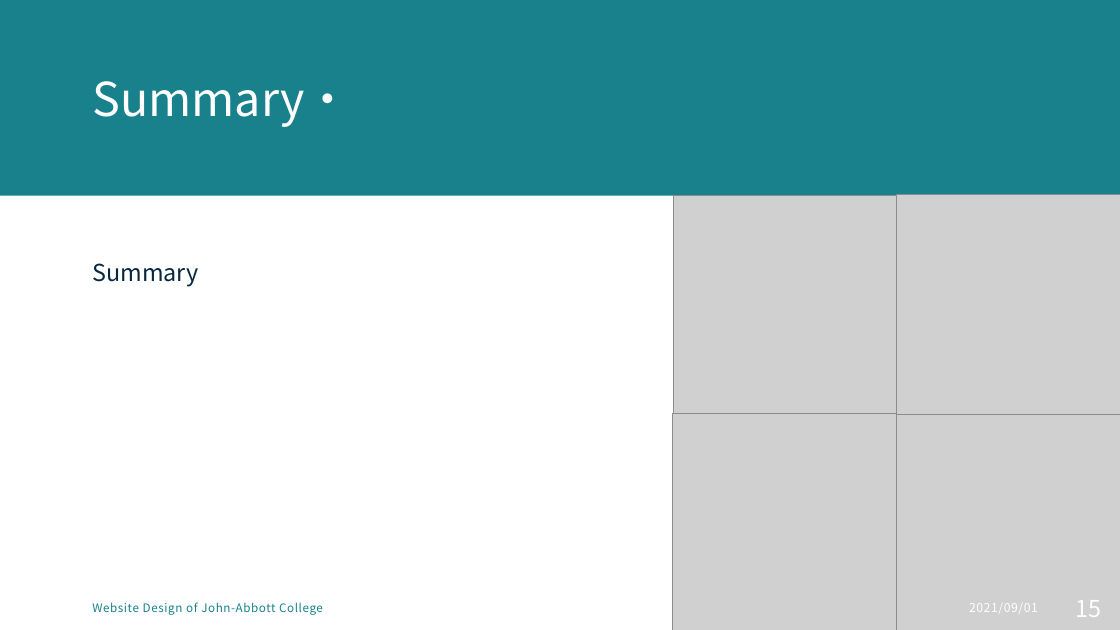
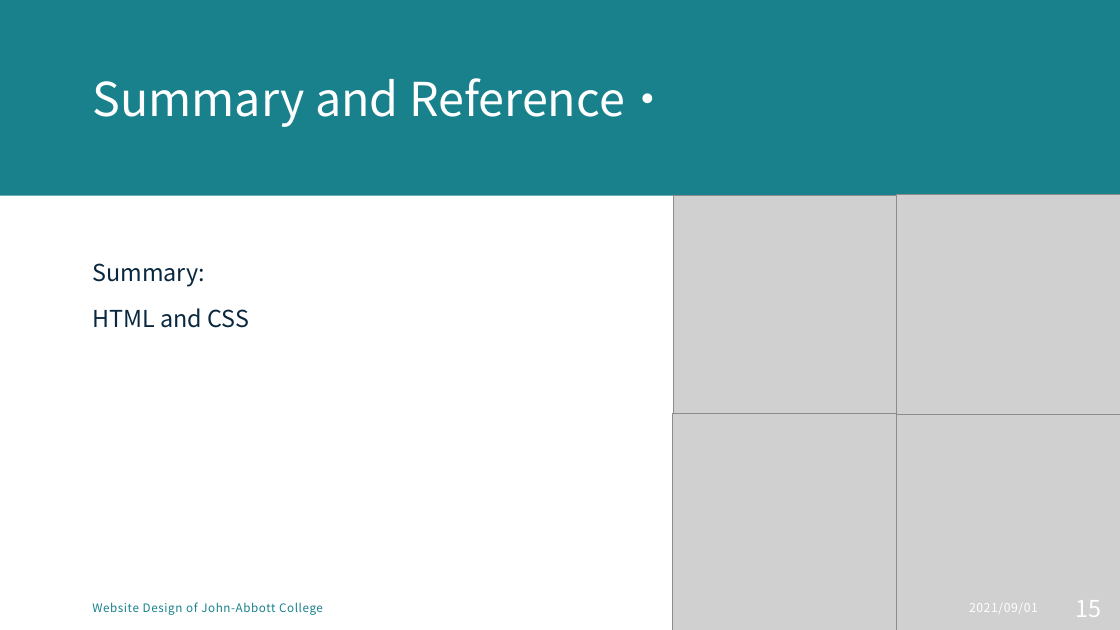
Before and after one commit to MikentGuo/Project_Tour, a slide deck: slide 15 of docs/Website Design for tourist attraction.pptx. Drawn at 1120x630 pixels with LibreOffice and Linux fonts; fonts in the diff are those of the drawing; grey boxes stand for pictures. Boxes give left, top, right and bottom in pixels: in the first picture for what was removed or moved away, otherwise in the second. Text is boxed around its words. In the diff, an @@ line names an element or a change of style, - is before the commit and + after.

```diff
--- a/docs/Website Design for tourist attraction.pptx
+++ b/docs/Website Design for tourist attraction.pptx
@@ title at box(92, 78, 671, 127): text changed @@
-Summary·
+Summary and Reference·
@@ text at box(92, 263, 249, 328): text changed @@
-Summary
+Summary:
+HTML and CSS
```
Also in this commit, not shown: 7 other slides changed.
